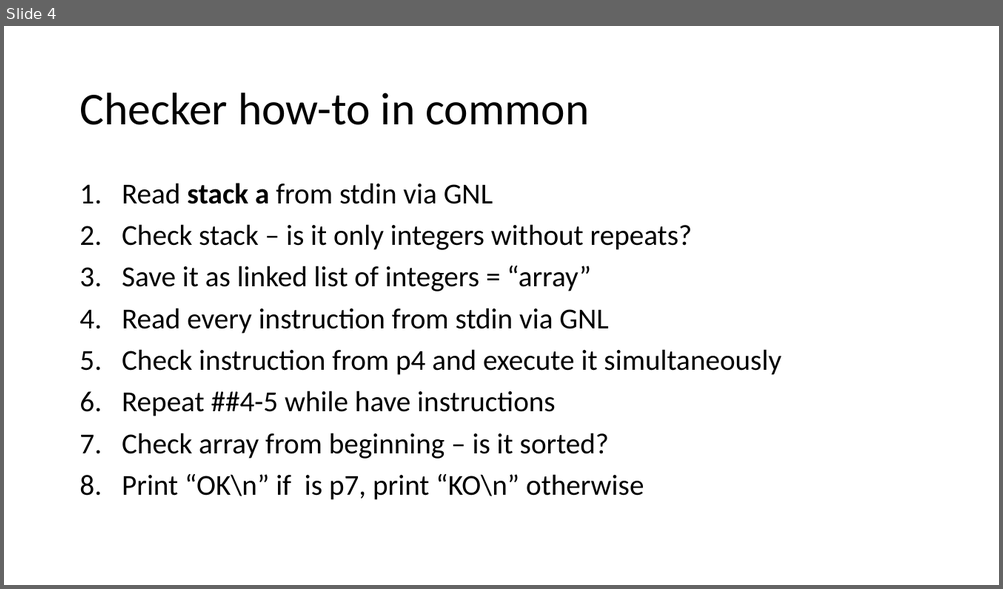
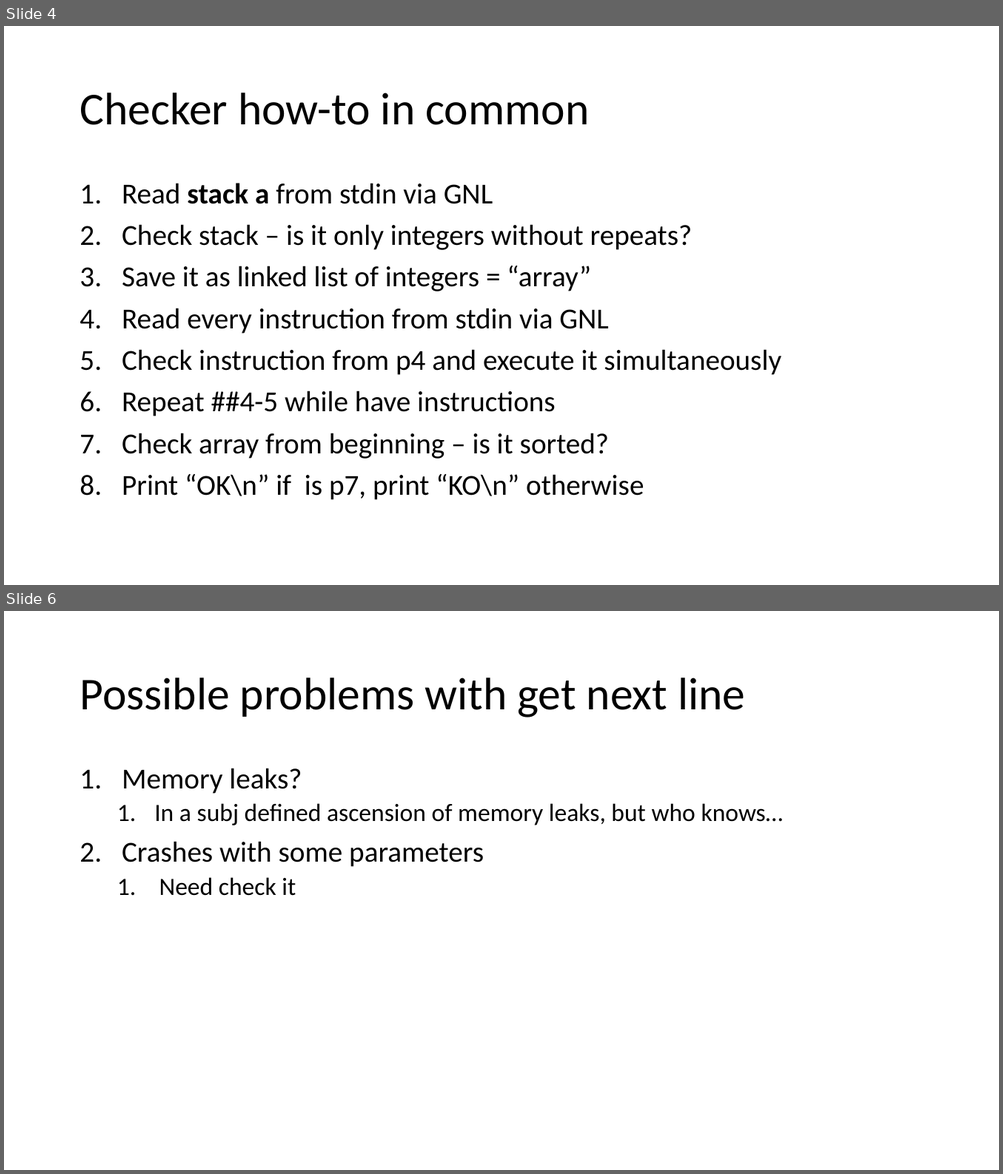
Before and after one commit to orsk-moscow/School21_push_swap, a slide deck: Схема выполнения.pptx. Shown one above the other, each under a label of ours: slide 4 before the commit, slides 4 and 6 after it; the slides between them are not shown. The pictures are 1003x589 and 1003x1174 pixels, drawn with LibreOffice and Linux fonts; fonts in the diff are those of the drawing. Boxes give left, top, right and bottom in pixels: in the first picture for what was removed or moved away, otherwise in the second. Text is boxed around its words. In the diff, an @@ line names an element or a change of style, - is before the commit and + after.

```diff
--- a/Схема выполнения.pptx
+++ b/Схема выполнения.pptx
@@ slide 6 added at (x1=4, y1=611, x2=999, y2=1170), background #FFFFFF @@
@@ title added at (x1=79, y1=678, x2=745, y2=718), 44 pt, text #000000 @@
+Possible problems with get next line
@@ text added at (x1=122, y1=768, x2=783, y2=896), 24 pt, text #000000 @@
+1. Memory leaks?
+  1. In a subj defined ascension of memory leaks, but who knows…
+2. Crashes with some parameters
+  1. Need check it
```
Also in this commit, not shown: 1 other slide added, 1 slide removed, 5 other files.
